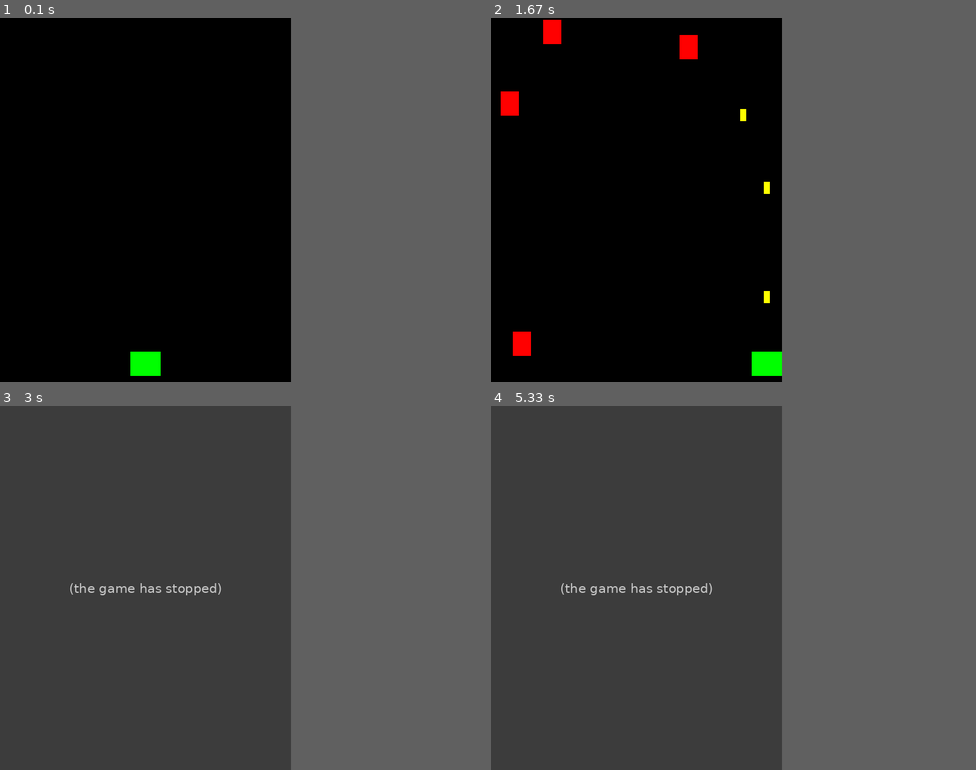
Above: before the commit, frames 1-4 (two rows, left to right).
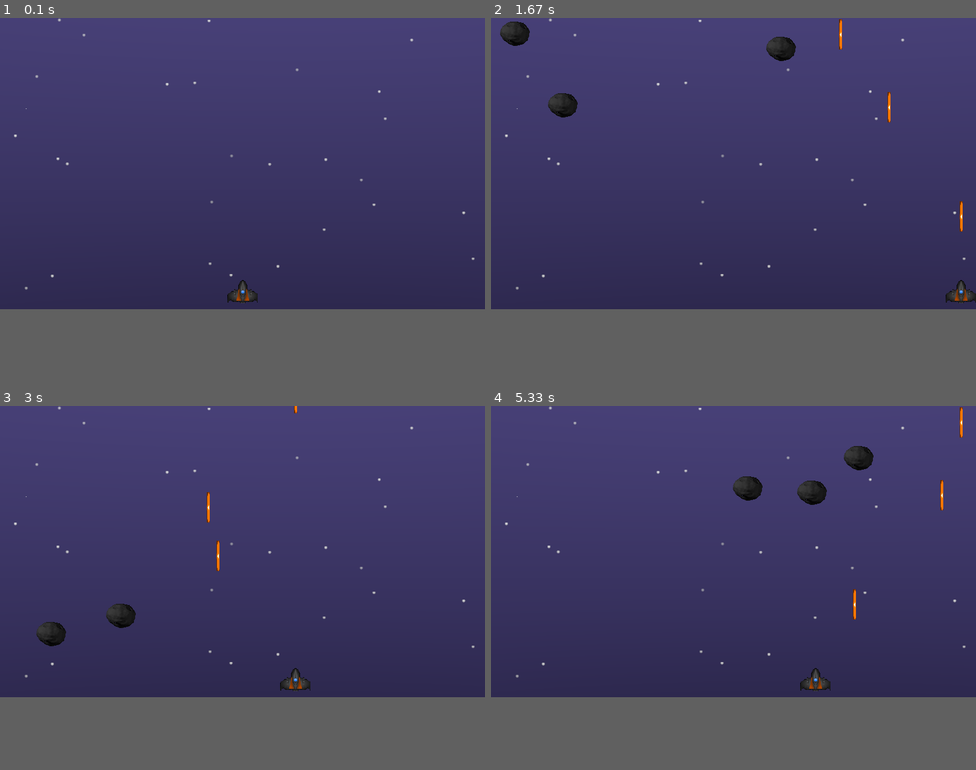
Above: after the commit, the same moments.

Repository: BobPiterson/InfEge
Game: pygame game, started from Программы вводного курса/Графика/shmap4.py
Same seed, same stepped clock (60 frames per second), same inputs: the game is played once before the commit and once after it.
Inputs:
- Up to frame 1 (0.1 s): no input
- Up to frame 2 (1.67 s): tap Space at 0.33, 0.73, 1.03, 1.23, 1.53 s; hold Right 0.67-1.13 s; hold Right 1.17-1.63 s
- Up to frame 3 (3 s): hold Left 1.67-2.2 s; tap Space at 1.73, 2.03, 2.3, 2.6, 2.73 s; hold Left 2.23-2.63 s; hold Right from 2.67 s (still down)
- Up to frame 4 (5.33 s): tap Space at 3.03, 3.4, 3.7, 3.9, 4.2, 4.4, 4.7, 4.9, 5.2 s; release Right at 3.3 s; hold Left 3.33-3.8 s; hold Right 3.83-4.3 s; hold Right 4.33-4.8 s; hold Left from 4.83 s (still down)
In our replay, the window is 480x600 before the commit and 800x480 after it. These sizes can differ from the game's own. Grey fills any space a smaller window leaves; there, only what the larger window draws over its background counts as a difference.

The runs differ from the first frame. In frame 1, 58% of the frame differs, in the area x 0-100%, y 0-99%; in frame 2, 56%; in frame 3, 51%; in frame 4, 52%.
Before the commit the program exited at 2.73 s; later frames show no game.

Commit message:
pygame4
графика включена

Diff:
--- a/Программы вводного курса/Графика/shmap4.py
+++ b/Программы вводного курса/Графика/shmap4.py
@@ -2,9 +2,13 @@
 # Cпрайт игрока и управление
 import pygame
 import random
+from os import path # для определения пути к файлу в любой операционной системе
+# в переменную сохраняется правильный путь к папке относительно файла с кодом игры
+img_dir = path.join(path.dirname(__file__), 'img') # в кавычках указывается папка с картинками
+print(img_dir)
 # размеры игрового окна
-WIDTH = 480
-HEIGHT = 600
+WIDTH = 800
+HEIGHT = 480
 FPS = 60
 
 # Задаем цвета
@@ -22,12 +26,22 @@
 pygame.display.set_caption("Игра!")
 clock = pygame.time.Clock() # отчет частоты кадров
 
+# Загрузка всей игровой графики
+background = pygame.image.load(path.join(img_dir, 'starfield2.png')).convert()
+background_rect = background.get_rect()
+player_img = pygame.image.load(path.join(img_dir, "H-09.png")).convert()
+meteor_img = pygame.image.load(path.join(img_dir, "rotationY1.png")).convert()
+bullet_img = pygame.image.load(path.join(img_dir, "laser19.png")).convert()
+
 # Описание класса игрока (управляемый с клавиатуры спрайт)
 class Player(pygame.sprite.Sprite):
     def __init__(self):
         pygame.sprite.Sprite.__init__(self)
-        self.image = pygame.Surface((50, 40))   # размер спрайта
-        self.image.fill(GREEN)                  # цвет спрайта
+        self.image = player_img
+        self.image = pygame.transform.scale(player_img, (50, 38)) # уменьшаем размер картинки до заданного
+        self.image.set_colorkey(BLACK) # убрать черный прямоугольник вокруг спрайта
+        # self.image = pygame.Surface((50, 90))   # размер спрайта
+        #self.image.fill(GREEN)                  # цвет спрайта
         self.rect = self.image.get_rect() # изменение размера спрайта до размера картинки спрайта (если в виде спрайта загружена картинка)
         self.rect.centerx = WIDTH / 2   # определение координаты начального расположения спрайта: середина спрайта по середине окна
         self.rect.bottom = HEIGHT - 10  # определение координаты начального расположения спрайта: нижняя граница спрайта на 10 пикселей выше нижней точки окна
@@ -57,8 +71,12 @@
 class Mob(pygame.sprite.Sprite):
     def __init__(self):
         pygame.sprite.Sprite.__init__(self)
-        self.image = pygame.Surface((30, 40))
-        self.image.fill(RED)
+        self.image = meteor_img
+        self.image = pygame.transform.scale(meteor_img, (50, 50)) # уменьшаем размер картинки до заданного
+        self.image.set_colorkey(BLACK) # убрать черный прямоугольник вокруг спрайта
+
+        #self.image = pygame.Surface((30, 40))
+        #self.image.fill(RED)
         self.rect = self.image.get_rect()
         self.rect.x = random.randrange(WIDTH - self.rect.width) # задаем начальную координату левого верхнего угла по Х от 0 до ширины окна-ширина спрайта
         self.rect.y = random.randrange(-1000, -40)  # задаем начальную координату левого верхнего угла по Y от -100 до -40 (т.е. спрайт рождается за пределами окна)
@@ -81,8 +99,13 @@
 class Bullet(pygame.sprite.Sprite):
     def __init__(self, x, y): # где x, y - координаты спрайта игрока
         pygame.sprite.Sprite.__init__(self)
-        self.image = pygame.Surface((10, 20))
-        self.image.fill(YELLOW)
+        self.image = bullet_img
+        self.image = pygame.transform.scale(bullet_img, (5, 50)) # уменьшаем размер картинки до заданного
+        self.image.set_colorkey(BLACK) # убрать черный прямоугольник вокруг спрайта
+
+
+        #self.image = pygame.Surface((10, 20))
+        #self.image.fill(YELLOW)
         self.rect = self.image.get_rect()
         self.rect.bottom = y
         self.rect.centerx = x
@@ -158,6 +181,7 @@
 
     # Рендеринг (отрисовка)
     screen.fill(BLACK)
+    screen.blit(background, background_rect) # прорисовка фона - файл starfield2.png
     all_sprites.draw(screen)
     # После отрисовки буфера, переворачиваем экран
     pygame.display.flip()
Binary file added: Программы вводного курса/Графика/img/H-09.png
Binary file added: Программы вводного курса/Графика/img/laser19.png
Binary file added: Программы вводного курса/Графика/img/rotationY1.png
Binary file added: Программы вводного курса/Графика/img/starfield2.png
